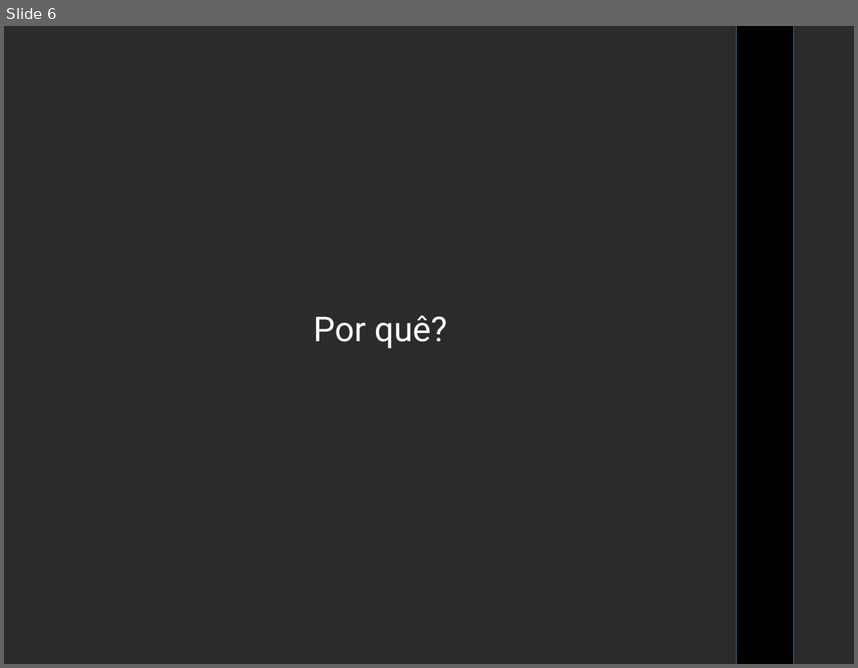
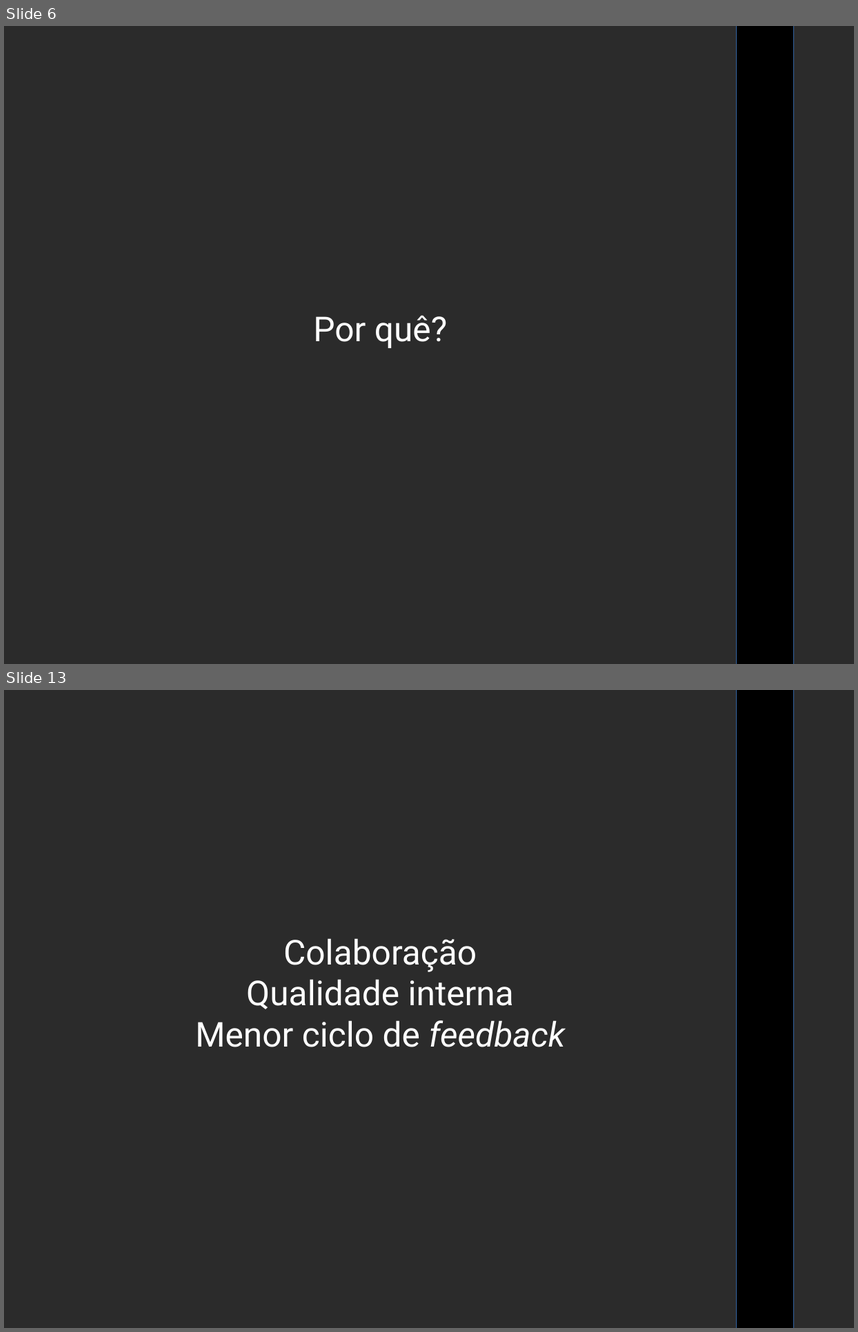
Before and after one commit to luizfar/AgilComoBruceLee, a slide deck: AgilComoBruceLee.odp. Shown one above the other, each under a label of ours: slide 6 before the commit, slides 6 and 13 after it; the slides between them are not shown. The pictures are 858x668 and 858x1332 pixels, drawn with LibreOffice and Linux fonts; fonts in the diff are those of the drawing; background and template pictures are left out; a plain dark background stands for a picture behind light text. Boxes give left, top, right and bottom in pixels: in the first picture for what was removed or moved away, otherwise in the second. Text is boxed around its words. In the diff, an @@ line names an element or a change of style, - is before the commit and + after.

```diff
--- a/AgilComoBruceLee.odp
+++ b/AgilComoBruceLee.odp
@@ slide 13 added at [4,690,854,1328], background picture (left out); not listed: 1 template element that a slide beside it also shows @@
@@ subtitle added at [195,938,565,1047], 32 pt, text #FFFFFF @@
+Colaboração
+Qualidade interna
+Menor ciclo de feedback
```
Also in this commit, not shown: 10 other slides added, 1 slide removed.
